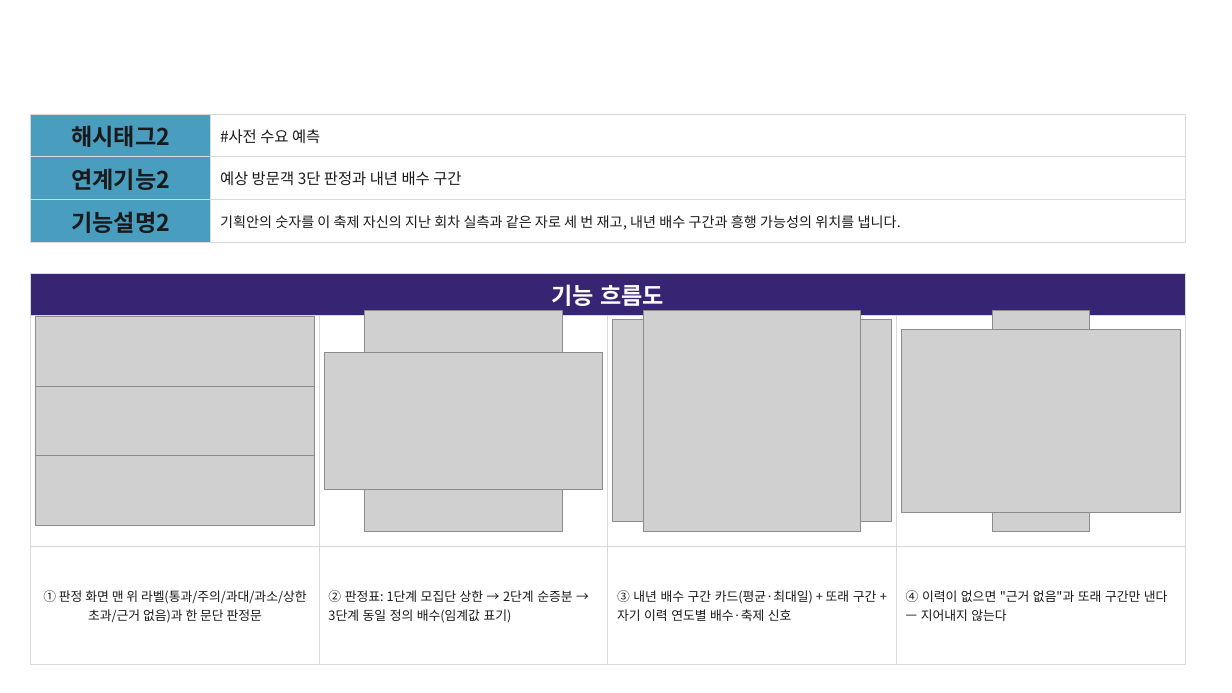
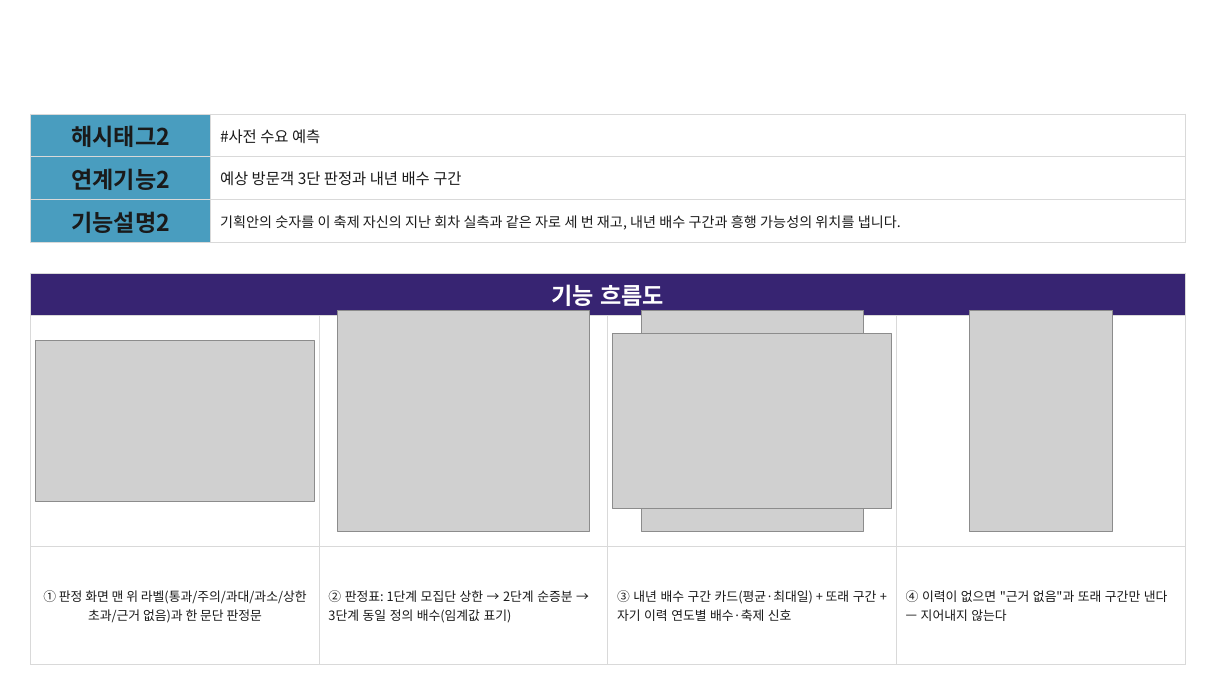
Before and after one commit to jangjunyong/oneshot-mvp, a slide deck: slide 6 of docs/제출양식/기능설명서_기획안팩트체크_작성본.pptx. Drawn at 1232x693 pixels with LibreOffice and Linux fonts; fonts in the diff are those of the drawing; grey boxes stand for pictures; background and template pictures are left out. Boxes give left, top, right and bottom in pixels: in the first picture for what was removed or moved away, otherwise in the second. Text is boxed around its words. In the diff, an @@ line names an element or a change of style, - is before the commit and + after.

```diff
--- a/docs/제출양식/기능설명서_기획안팩트체크_작성본.pptx
+++ b/docs/제출양식/기능설명서_기획안팩트체크_작성본.pptx
@@ picture: place and size @@
-picture at [324, 352, 603, 490]
+picture at [338, 311, 590, 531]
@@ picture: place and size @@
-picture at [364, 311, 563, 531]
+picture at [408, 311, 519, 531]
@@ picture: place and size @@
-picture at [613, 320, 891, 522]
+picture at [641, 311, 863, 531]
@@ picture: place and size @@
-picture at [902, 329, 1180, 512]
+picture at [970, 311, 1113, 531]
@@ picture: place and size @@
-picture at [993, 311, 1090, 531]
+picture at [977, 311, 1104, 531]
@@ picture: place and size @@
-picture at [36, 316, 314, 525]
+picture at [36, 355, 314, 486]
@@ picture: place and size @@
-picture at [36, 386, 314, 456]
+picture at [36, 341, 314, 502]
@@ picture: place and size @@
-picture at [644, 311, 861, 531]
+picture at [613, 334, 891, 508]
```
Also in this commit, not shown: 4 other slides changed, 4 other files.
